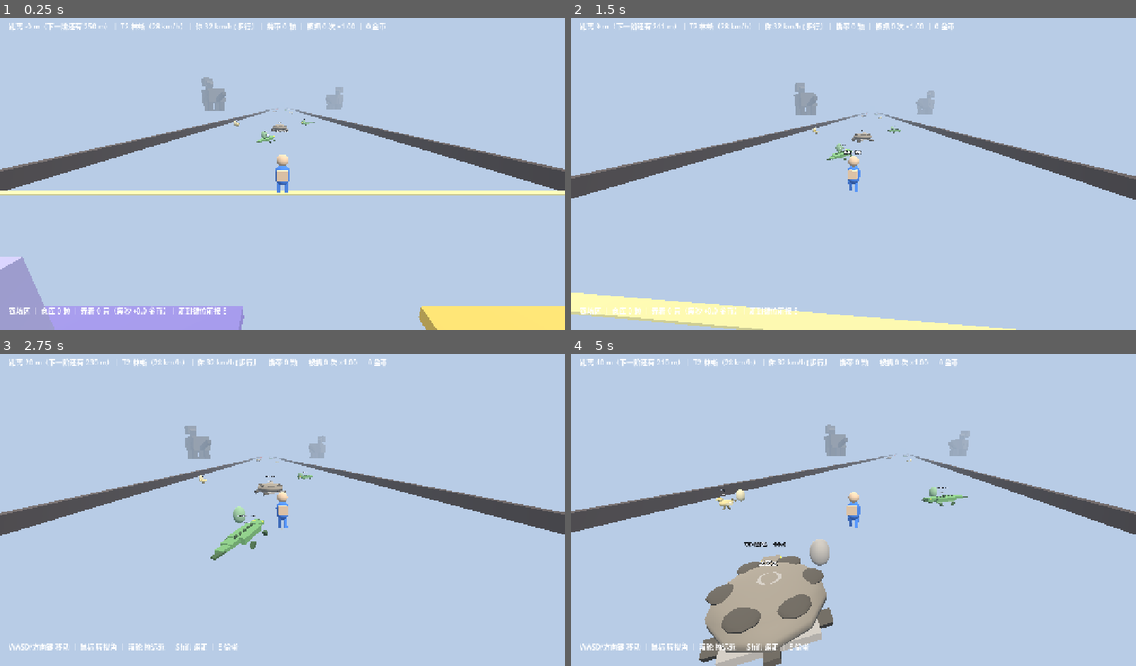
Above: before the commit, frames 1-4 (two rows, left to right).
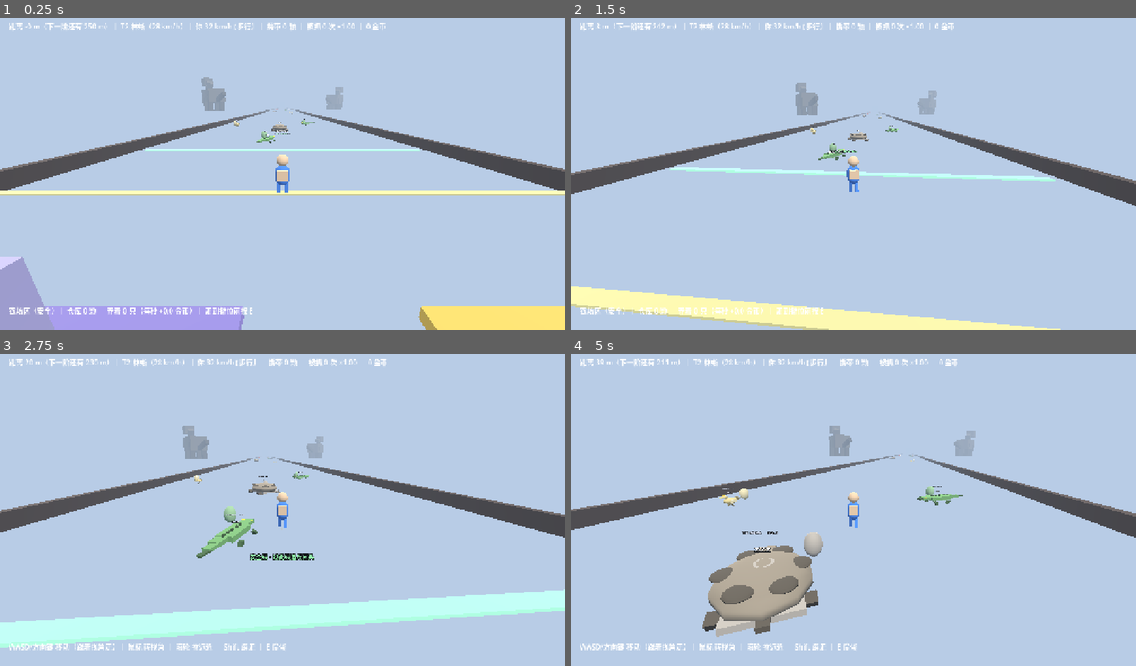
Above: after the commit, the same moments.

Repository: YacgoSomaz/steal_egg
Game: Godot game, scene res://scenes/main.tscn
The game is run twice, just before and just after one commit, with the same random seed, the same clock (stepped at 60 frames per second) and the same inputs.
Inputs (mouse positions are in pixels of both pictures, inside the frame that each line leads up to):
- Up to frame 1 (0.25 s): no input
- Up to frame 2 (1.5 s): tap Enter at 0.5 s; move the mouse to (881, 170) at 0.52 s; hold W (move_forward) from 0.53 s (still down); tap F at 0.6 s; move the mouse to (825, 174) at 1.27 s; tap T at 1.35 s
- Up to frame 3 (2.75 s): keep holding W (move_forward); move the mouse to (293, 500) at 2.02 s; tap 1 at 2.1 s
- Up to frame 4 (5 s): keep holding W (move_forward); move the mouse to (847, 513) at 2.77 s; tap 7 at 2.85 s; move the mouse to (893, 510) at 3.52 s; tap R at 3.6 s; move the mouse to (808, 503) at 4.27 s; tap P at 4.35 s

The runs differ from the first frame. In frame 1, 0.9% of the frame differs, in the area x 6-75%, y 37-96%; in frame 2, 5.9%; in frame 3, 11%, in the area x 0-100%, y 23-96%; in frame 4, 7.3%.

Commit message:
快修2：移动跟随视角 / 安全线（追兵不越线）/ 自检禁写存档
用户报的三条，②③ 其实是同一个根因。

① 人物不会随视角改变前进方向
   - 移动原是世界坐标 Vector3(input.x, 0, input.y)，加了自由视角后没跟着改，
     转视角按 W 就变成横着走
   - 抽出 scripts/core/move_math.gd（纯函数、零 autoload 依赖），
     把输入从屏幕方向转到世界方向；yaw=0 时与原行为完全一致
   - main.gd 每帧把 _cam_yaw 喂给 player.cam_yaw
   - tools/input_test.gd 加 8 个方向用例（含转 90°/180°）+ 无输入静止

② 带蛋回来去卖蛋，说没蛋  ③ 怪物追到撤离点里面撞我
   - 根因是同一个：追兵能越过撤离线。玩家在过线前最后一米被撞掉蛋 →
     背包空 → 过线时没入库 → 摊位说"仓库是空的"
   - 用 --esc 自检先排除了"卖蛋代码坏了"（链路本来是通的）
   - 提 CreatureDB.SAFE_LINE 单一常量（原 -12 在三个文件各写一遍）：
     蛋入库 / 追兵放弃 / 追兵位置夹取 共用它
   - 抓取半径也卡在线外：T10 判定 1.9×4.6=8.7 米，不卡能隔着线抓住玩家
   - 新增 --chase 自检：①确实在追（防自检空跑）②记录本段最大 z（只看终态
     会漏掉"先冲进农场撞完人再回家"）③硬塞到线外验证夹取
   - 地面加发光安全线 + "过此线追兵回头"标签；跨线弹一次提示
   - 卖蛋/入农场牌子同时显示"仓库 N 颗 ｜ 农场 M 只"；
     空仓库提示区分"在农场产钱"和"真的没有"

自检不再污染玩家存档
   - 原做法"开头快照、结尾还原"不够稳：中途报错 / 进程被杀 / 玩家同时在玩
     都会让还原没机会执行（真的把玩家档写成过 coins: 999479）
   - 改为 SaveManager.test_mode：自检一开始打开，此后 save() 直接 return
   - 验证方式：跑完 diff 存档文件，逐字节一致

顺带修复
   - --diag 的"最近怪距离"被兽栏污染，永远是 0 m（兽栏在 z≈46，
     max(0,-46)=0）。现在跳过 _display 的怪，恢复为 18 m

文档：HANDOFF 加教训 6（两个症状一个根因 / 存档是最好的现场证据）、
教训 7（同一常量写三处必漏改）；docs/05 新增三个自检开关说明；
docs/06 加四个排查项；docs/09 加"移动跟随视角""安全线"两节；README 同步。

Diff:
--- a/scripts/core/main.gd
+++ b/scripts/core/main.gd
@@ -32,7 +32,9 @@
 const FOV_MAX_BOOST := 18.0
 
 const GRAB_RANGE := 3.6
-const ESCAPE_Z := -12.0
+## 撤离线。和追兵放弃、追兵位置夹取共用同一个常量——
+## 以前这三处各写各的，才会出现"蛋进仓库了，怪还追进农场撞人"。
+const ESCAPE_Z := CreatureDB.SAFE_LINE
 const NOISE_RADIUS := 12.0      # 偷蛋的动静会吵醒周围这么远的怪（蹲走减半）
 const LANDMARK_AHEAD := 250.0   # 巨型生物摆在玩家前方这么远
 
@@ -62,6 +64,7 @@
 var _farm: Node3D = null
 var _near_station: Dictionary = {}
 var _want_interact := false      # 本帧是否按下了 E（边沿触发，防止按住连买）
+var _at_home := false            # 上一帧是否已在安全区，用来只在"刚跨过来"时提示
 
 
 func _ready() -> void:
@@ -86,6 +89,9 @@
 
 	_track.call("update", _player.position.z)
 	_bar.visible = false
+	# 玩家就出生在撤离点上（z=0 > 安全线），所以一开始就算"在家"。
+	# 不初始化的话，第一帧会白弹一次"已进入撤离区"的提示。
+	_at_home = _player.position.z > ESCAPE_Z
 	# 鼠标接管视角。Tab 释放（要去点别的窗口时用），再按 Tab 收回
 	Input.set_mouse_mode(Input.MOUSE_MODE_CAPTURED)
 	if args.has("--diag"):
@@ -94,6 +100,12 @@
 	if args.has("--shop"):
 		await get_tree().process_frame
 		_shop_selftest()
+	if args.has("--esc"):
+		await get_tree().process_frame
+		_esc_selftest()
+	if args.has("--chase"):
+		await get_tree().process_frame
+		_chase_selftest()
 	if args.has("--gallery"):
 		_gallery = true
 		# --gallery 7 可以从指定阶位开始，headless 下也能逐阶验证接线
@@ -108,8 +120,9 @@
 ## 这类「点一下扣钱加属性」的逻辑最容易写错（成本公式、等级上限、越界），
 ## 而且错了要玩家玩很久才发现，值得每次改动都自动跑一遍。
 func _shop_selftest() -> void:
-	# 先快照。自检会真的改 GameState，而 _after_buy 里会触发存档——
-	# 不快照的话，测试用的 99 万金币会直接写进玩家的存档里。
+	# 先快照 + 关掉写档。自检会真的改 GameState，而 _after_buy 里会触发存档——
+	# 不关的话，测试用的 99 万金币会直接写进玩家的存档里（真的发生过）。
+	SaveManager.test_mode = true
 	var snap := {
 		"coins": GameState.coins, "speed_level": GameState.speed_level,
 		"stealth_level": GameState.stealth_level, "shoe_level": GameState.shoe_level,
@@ -144,7 +157,9 @@
 	var st3: Dictionary = _farm.call("nearest", Vector3(0.0, 0.0, -60.0)) as Dictionary
 	print("[商店自检] 站在跑道上 (0, -60) 时 = %s" % str(st3.get("name", "（正确地没提示）")))
 
-	# 还原快照并写回存档，别把测试数据留在玩家档里
+	# 还原内存状态，然后恢复写档。
+	# 注意顺序：先把 test_mode 关掉，再决定要不要真写一次——
+	# 这里不写，因为自检根本没改过存档里的东西（写档全程被挡掉了）。
 	GameState.coins = float(snap["coins"])
 	GameState.speed_level = int(snap["speed_level"])
 	GameState.stealth_level = int(snap["stealth_level"])
@@ -154,9 +169,146 @@
 	GameState.catch_count = int(snap["catch_count"])
 	GameState.farm = snap["farm"] as Array
 	GameState.stored = snap["stored"] as Array
-	SaveManager.save()
-	print("[商店自检] 已还原存档：金币 %.0f ｜ 锻炼 Lv%d ｜ 农场 %d 只 ｜ 仓库 %d 颗" % [
+	SaveManager.test_mode = false
+	print("[商店自检] 已还原内存状态（存档全程未写入）：金币 %.0f ｜ 锻炼 Lv%d ｜ 农场 %d 只 ｜ 仓库 %d 颗" % [
 		GameState.coins, GameState.speed_level, GameState.farm.size(), GameState.stored.size()])
+
+
+## 撤离自检：把蛋塞进背包 → 跨过撤离线 → 走到摊位卖。
+##
+## 这条链路横跨 main.gd / game_state.gd / farm_zone.gd 三个文件，
+## 断在哪一环，玩家看到的都是同一句「我明明带回来了，它说我没蛋」。
+## 所以要把每一环的中间状态都打出来，而不是只看最后一句提示。
+func _esc_selftest() -> void:
+	SaveManager.test_mode = true
+	var snap := {
+		"coins": GameState.coins, "carried": GameState.carried.duplicate(true),
+		"stored": GameState.stored.duplicate(true),
+		"farm": GameState.farm.duplicate(true),
+	}
+	var egg := {"name": "林蜥蛋", "tier": 2, "income": 1.2, "value": 42.0,
+		"quality_name": "优良", "quality_mult": 1.4}
+	GameState.carried = [egg.duplicate(true), egg.duplicate(true)]
+	GameState.stored = []
+	print("[撤离自检] 出发：背包 %d 颗 ｜ 仓库 %d 颗 ｜ 撤离线 z=%.0f"
+		% [GameState.carried.size(), GameState.stored.size(), ESCAPE_Z])
+
+	# ① 还在跑道上，不该入库
+	_player.position.z = -40.0
+	_check_escape()
+	print("[撤离自检] ① 站在 -40 m（未过线）→ 背包 %d ｜ 仓库 %d"
+		% [GameState.carried.size(), GameState.stored.size()])
+
+	# ② 跨过撤离线，应该自动入库
+	_player.position.z = 2.0
+	_check_escape()
+	print("[撤离自检] ② 走到 +2 m（已过线）→ 背包 %d ｜ 仓库 %d ｜ 提示「%s」"
+		% [GameState.carried.size(), GameState.stored.size(), _toast])
+
+	# ③ 站到卖蛋摊位前按 E
+	var st: Dictionary = _farm.call("nearest", Vector3(19.5, 0.0, 10.0)) as Dictionary
+	print("[撤离自检] ③ 站在卖蛋摊位前 → 识别到「%s」"
+		% str(st.get("name", "（没识别到）")))
+	print("[撤离自检] ③ 按 E → 「%s」" % str(_farm.call("interact", st)))
+	print("[撤离自检] ③ 卖完 → 金币 %.0f ｜ 仓库 %d 颗"
+		% [GameState.coins, GameState.stored.size()])
+
+	# ④ 再偷一颗，重复一次：确认不是"只能成功一次"
+	GameState.carried = [egg.duplicate(true)]
+	_player.position.z = -40.0
+	_check_escape()
+	_player.position.z = 2.0
+	_check_escape()
+	var st2: Dictionary = _farm.call("nearest", Vector3(19.5, 0.0, 10.0)) as Dictionary
+	print("[撤离自检] ④ 第二趟：仓库 %d 颗 ｜ 按 E → 「%s」"
+		% [GameState.stored.size(), str(_farm.call("interact", st2))])
+
+	# ⑤ 把蛋放进农场，再去卖蛋——必须说清"蛋在农场产钱"而不是"你没有蛋"。
+	#    这正是实际收到的反馈：玩家放完农场再来卖，看到"仓库是空的"以为蛋丢了。
+	GameState.carried = [egg.duplicate(true)]
+	_player.position.z = -40.0
+	_check_escape()
+	_player.position.z = 2.0
+	_check_escape()
+	var st_raise: Dictionary = _farm.call("nearest", Vector3(12.0, 0.0, 10.0)) as Dictionary
+	var st_sell: Dictionary = _farm.call("nearest", Vector3(19.5, 0.0, 10.0)) as Dictionary
+	print("[撤离自检] ⑤ 先入农场 → 「%s」" % str(_farm.call("interact", st_raise)))
+	print("[撤离自检] ⑤ 再去卖蛋 → 「%s」" % str(_farm.call("interact", st_sell)))
+	print("[撤离自检] ⑤ 状态：仓库 %d 颗 ｜ 农场 %d 只"
+		% [GameState.stored.size(), GameState.farm.size()])
+
+	GameState.coins = float(snap["coins"])
+	GameState.carried = snap["carried"] as Array
+	GameState.stored = snap["stored"] as Array
+	GameState.farm = snap["farm"] as Array
+	SaveManager.test_mode = false
+	print("[撤离自检] 已还原内存状态（存档全程未写入）：金币 %.0f ｜ 仓库 %d 颗" % [
+		GameState.coins, GameState.stored.size()])
+
+
+## 追兵边界自检：把一只「蛋被偷了」的怪放在跑道深处，把玩家丢进农场，
+## 看它会不会一路追进店铺门口。
+##
+## 这是用户实际报过的问题——"怪物都追到撤离点里面来撞我了"。
+## 而它同时会引发第二个症状：玩家在自家门口被抢走刚入库的蛋，
+## 然后去卖蛋发现是空的。所以这条必须自动化守住。
+func _chase_selftest() -> void:
+	SaveManager.test_mode = true
+	var snap := {"catch_count": GameState.catch_count, "coins": GameState.coins}
+	var c: Node3D = preload("res://scenes/run/creature.tscn").instantiate()
+	add_child(c)
+	c.position = Vector3(0.0, 0.0, -40.0)
+	c.call("setup", 5)
+	c.call("set_home", Vector3(0.0, 0.0, -40.0))
+	c.call("wake", 0.01)
+	c.call("on_egg_stolen")          # 变成"不追回来不罢休"的那种
+
+	# 第一段：玩家还在跑道上，怪应该**确实在追**（不然这个自检就是空跑）
+	_player.position = Vector3(0.0, 0.0, -20.0)
+	var z0 := c.global_position.z
+	for i in range(40):
+		await get_tree().physics_frame
+	var z1 := c.global_position.z
+	var chased := z1 > z0 + 1.0
+	print("[追兵自检] ① 玩家在跑道 z=-20：怪 z %.1f → %.1f ｜ %s"
+		% [z0, z1, "✓ 在追" if chased else "✗ 没动（自检无效）"])
+
+	# 第二段：玩家跑回农场，怪必须放弃，且**全程不许越线**。
+	# 记录这一段里它到过的最大 z —— 只看最终位置是不够的：
+	# 它可能先冲进农场再"回家"，最终位置看起来正常，其实已经撞过人了。
+	_player.position = Vector3(0.0, 0.0, 6.0)
+	var caught_before := GameState.catch_count
+	var max_z := c.global_position.z
+	for i in range(180):
+		await get_tree().physics_frame
+		max_z = maxf(max_z, c.global_position.z)
+	print("[追兵自检] ② 玩家进农场 z=+6：怪本段最大 z=%.2f（安全线 %.0f）｜ 终态 z=%.2f 状态 %s"
+		% [max_z, CreatureDB.SAFE_LINE, c.global_position.z, str(c.get("_state"))])
+	var ok := max_z <= CreatureDB.SAFE_LINE + 0.01
+	var ok2 := GameState.catch_count == caught_before
+	print("[追兵自检] %s 追兵全程没有越过安全线" % ("✓" if ok else "✗"))
+	print("[追兵自检] %s 玩家在农场里没有被抓（被抓 %d → %d）"
+		% ["✓" if ok2 else "✗", caught_before, GameState.catch_count])
+
+	# 第三段：直接把怪硬塞到农场里（模拟"某阶怪速度太大一步跨过"），
+	# 验证位置夹取会把它拽回安全线。这是兜底，正常追击走不到这里。
+	c.global_position = Vector3(0.0, 0.0, 10.0)
+	c.call("wake", 0.01)
+	_player.position = Vector3(0.0, 0.0, -30.0)     # 玩家在跑道深处，怪才会继续追
+	for i in range(4):
+		await get_tree().physics_frame
+	var cz3 := c.global_position.z
+	var ok3 := cz3 <= CreatureDB.SAFE_LINE + 0.01
+	print("[追兵自检] ③ 硬塞到 z=+10 → 4 帧后 z=%.2f ｜ %s"
+		% [cz3, "✓ 被拽回安全线内" if ok3 else "✗ 仍在线外"])
+
+	c.queue_free()
+	GameState.catch_count = int(snap["catch_count"])
+	GameState.coins = float(snap["coins"])
+	_player.position = Vector3(0.0, 0.0, 0.0)
+	SaveManager.test_mode = false
+	print("[追兵自检] %s（存档全程未写入）"
+		% ("全部通过" if (chased and ok and ok2 and ok3) else "**失败**"))
 
 
 func _diag() -> void:
@@ -164,17 +316,28 @@
 	var eggs := get_tree().get_nodes_in_group("eggs")
 	var dist := maxf(0.0, -_player.position.z)
 	var by_tier: Dictionary = {}
+	# 兽栏里养着的怪不算跑道怪：它们不睡、不追、也不在跑道上。
+	# 不排除的话，玩家一旦养了怪，"最近怪"就会永远是 0 m（兽栏在 z≈46），
+	# 首怪距离这个指标直接失效——这是个会骗人的假信号。
+	var track_creatures: Array = []
 	for c in creatures:
+		if bool(c.get("_display")):
+			continue
+		track_creatures.append(c)
+	for c in track_creatures:
 		var t := int(c.get("tier"))
 		by_tier[t] = int(by_tier.get(t, 0)) + 1
 	# 最近的那只怪离起点多远——这个数字太大就说明起点附近太空
 	var nearest := INF
-	for c in creatures:
+	for c in track_creatures:
 		var n: Node3D = c as Node3D
 		nearest = minf(nearest, maxf(0.0, -n.global_position.z))
-	print("[自检] 起点阶 T%d ｜ 距离 %.0f m ｜ 当前阶 T%d ｜ 沉睡怪 %d 只 ｜ 蛋 %d 颗 ｜ 最近怪 %.0f m ｜ 阶位分布 %s" % [
+	if is_inf(nearest):
+		nearest = 0.0
+	print("[自检] 起点阶 T%d ｜ 距离 %.0f m ｜ 当前阶 T%d ｜ 沉睡怪 %d 只（兽栏 %d 只不计）｜ 蛋 %d 颗 ｜ 最近怪 %.0f m ｜ 阶位分布 %s" % [
 		GameState.start_tier, dist, CreatureDB.tier_at(dist, GameState.start_tier),
-		creatures.size(), eggs.size(), nearest, str(by_tier),
+		track_creatures.size(), creatures.size() - track_creatures.size(),
+		eggs.size(), nearest, str(by_tier),
 	])
 
 
@@ -290,7 +453,9 @@
 	b.position = Vector3(70.0 * k, 0.0, z - 95.0 * k)
 
 
-## 撤离区得看得见，否则玩家不知道该往哪儿跑
+## 撤离区得看得见，否则玩家不知道该往哪儿跑。
+## 还要有一条**明确的安全线**：玩家必须能看出"过这条线追兵就回头"，
+## 否则他会以为农场里也不安全，不敢停下来买东西。
 func _build_start_marker() -> void:
 	var mi := MeshInstance3D.new()
 	var pm := PlaneMesh.new()
@@ -304,6 +469,20 @@
 	mi.material_override = mat
 	add_child(mi)
 
+	# 安全线本体：一条横贯跑道的亮线，位置就是 CreatureDB.SAFE_LINE
+	var line := MeshInstance3D.new()
+	var lm := BoxMesh.new()
+	lm.size = Vector3(30.0, 0.12, 0.7)
+	line.mesh = lm
+	line.position = Vector3(0.0, 0.08, ESCAPE_Z)
+	var lmat := StandardMaterial3D.new()
+	lmat.albedo_color = Color(0.45, 0.95, 0.55)
+	lmat.emission_enabled = true
+	lmat.emission = Color(0.35, 0.85, 0.45)
+	lmat.emission_energy_multiplier = 1.6
+	line.material_override = lmat
+	add_child(line)
+
 	var tag := Label3D.new()
 	tag.text = "起点 / 撤离"
 	tag.font_size = 40
@@ -311,11 +490,22 @@
 	tag.billboard = BaseMaterial3D.BILLBOARD_ENABLED
 	add_child(tag)
 
+	var safe := Label3D.new()
+	safe.text = "安全线 · 过此线追兵回头"
+	safe.font_size = 30
+	safe.position = Vector3(0.0, 1.9, ESCAPE_Z)
+	safe.billboard = BaseMaterial3D.BILLBOARD_ENABLED
+	safe.modulate = Color(0.60, 1.0, 0.70)
+	add_child(safe)
+
 
 func _process(delta: float) -> void:
 	GameState.run_time += delta      # 喷气起步要看开局秒数
 	GameState.tick_income(delta)
 	_track.call("update", _player.position.z)
+	# 把相机朝向喂给玩家：移动是"相对相机"的，不喂的话 W 永远往世界 −Z 走，
+	# 转了视角就变成横着走。喂的是目标偏航角（不是 lerp 后的相机），操作更跟手。
+	_player.set("cam_yaw", _cam_yaw)
 	if _cam_ready:
 		var sp := GameState.get_run_speed()
 		var zoom := CreatureDB.camera_zoom(sp)
@@ -400,10 +590,20 @@
 # ── 撤离 ───────────────────────────────────────
 ## 跑过撤离线就把蛋卸进仓库——**不切场景**。
 ## 后面就是农场和店铺，转身走两步就能花掉，节奏不再被打断。
+##
+## 注意这里和 creature.gd 的追兵放弃是**同一条线**（CreatureDB.SAFE_LINE）：
+## 玩家过线的同一帧，蛋入库 + 追兵回头，两件事必须同时发生。
+## 如果只做入库不做回头，玩家会在自家店铺门口被抢第二次。
 func _check_escape() -> void:
+	var home := _player.position.z > ESCAPE_Z
+	# 刚跨过线：不管身上有没有蛋都要告诉玩家"安全了"，
+	# 否则空手跑回来的人会以为追兵还在，继续往农场里躲
+	if home and not _at_home:
+		_show_toast("已进入撤离区——追兵到此为止，不会再追进来")
+	_at_home = home
 	if GameState.carried.is_empty():
 		return
-	if _player.position.z > ESCAPE_Z:
+	if home:
 		var n := GameState.store_carried()
 		GameEvents.escaped.emit(n)
 		SaveManager.save()
@@ -454,12 +654,12 @@
 	if not _near_station.is_empty():
 		_hint.text = "按 E ▸ %s" % str(_near_station.get("name", ""))
 	elif _player.position.z > ESCAPE_Z:
-		_hint.text = "农场区 ｜ 仓库 %d 颗 ｜ 养着 %d 只（每秒 +%.1f 金币）｜ 走到摊位前按 E" % [
+		_hint.text = "农场区（安全）｜ 仓库 %d 颗 ｜ 养着 %d 只（每秒 +%.1f 金币）｜ 走到摊位前按 E" % [
 			GameState.stored.size(), GameState.farm.size(), GameState.get_income_per_sec()]
 	elif carried_n > 0:
-		_hint.text = "带着 %d 颗蛋——跑回起点撤离，路上被追上就赔进去" % carried_n
+		_hint.text = "带着 %d 颗蛋——跑回绿线就安全，路上被追上就赔进去" % carried_n
 	else:
-		_hint.text = "WASD/方向键 移动 ｜ 鼠标 转视角 ｜ 滚轮 拉远近 ｜ Shift 蹲走 ｜ E 偷蛋"
+		_hint.text = "WASD/方向键 移动（跟着视角走）｜ 鼠标 转视角 ｜ 滚轮 拉远近 ｜ Shift 蹲走 ｜ E 偷蛋"
 
 	_toast_label.text = _toast if _toast_time > 0.0 else ""
 
--- /dev/null
+++ b/scripts/core/move_math.gd
@@ -0,0 +1,30 @@
+extends RefCounted
+## 输入 → 世界方向 的换算。**纯函数，不依赖任何 autoload。**
+##
+## 为什么单独放一个文件：
+## 1. 这段数学错了，表现是"按 W 往旁边走"——headless 里根本看不出来，
+##    只能靠断言守住，所以必须能被 `--script` 自检直接调用。
+## 2. `--script` 模式下 autoload 不是全局标识符，preload 一个引用了
+##    GameState 的脚本（比如 player.gd）会直接解析失败、进程无声退出。
+##    所以这段逻辑不能留在 player.gd 里。
+##
+## 相机永远待在玩家的 (sin yaw, ·, cos yaw) 一侧，因此：
+##   画面里的前方 = −(sin yaw, 0, cos yaw)
+##   画面里的右方 =  (cos yaw, 0, −sin yaw)
+## yaw = 0 时前方 = (0,0,−1)、右方 = (1,0,0)，和原来的世界坐标一致——
+## 也就是说没转视角时手感完全不变，只有转了视角才会跟着转。
+
+
+## input 是 Input.get_vector("move_left","move_right","move_forward","move_back")
+## 的返回值：按 W → (0,−1)，按 D → (1,0)。
+static func dir_from_input(input: Vector2, yaw: float) -> Vector3:
+	if input.length() < 0.001:
+		return Vector3.ZERO
+	var fwd := Vector3(-sin(yaw), 0.0, -cos(yaw))
+	var right := Vector3(cos(yaw), 0.0, -sin(yaw))
+	return (right * input.x + fwd * (-input.y)).normalized()
+
+
+## 朝向角：让模型自己的 −Z 轴指向 dir（Godot 里模型默认朝 −Z）。
+static func yaw_from_dir(dir: Vector3) -> float:
+	return atan2(-dir.x, -dir.z)
--- a/scripts/core/save_manager.gd
+++ b/scripts/core/save_manager.gd
@@ -2,6 +2,14 @@
 ## JSON 存档：user://egg_runner_save.json
 
 const SAVE_PATH := "user://egg_runner_save.json"
+
+## 自检模式。打开之后 save() 变成空操作，**一个字节都不会写进玩家存档**。
+##
+## 为什么需要这个开关：自检要走真实代码路径（购买、撤离、被抓都会触发 save），
+## 靠"跑完再还原"是不可靠的——中途出错、进程被杀、玩家同时在玩，
+## 都会把测试数据留在档里。之前就真的把玩家的档写成过 coins: 999479。
+## **只要测试碰得到会存档的代码，就必须先打开这个开关。**
+var test_mode := false
 
 
 func _ready() -> void:
@@ -9,6 +17,8 @@
 
 
 func save() -> void:
+	if test_mode:
+		return
 	var data := {
 		"speed_level": GameState.speed_level,
 		"stealth_level": GameState.stealth_level,
--- a/scripts/data/creature_db.gd
+++ b/scripts/data/creature_db.gd
@@ -25,6 +25,14 @@
 ## 定死上限有两个理由：一是回程距离可控，二是 chunk 可以全部常驻不回收——
 ## 之前"往回走跑道消失"就是因为边跑边回收，回头时路已经没了。
 const MAX_RUN_DIST := 4000.0
+
+## 撤离线：玩家越过这条线（z > SAFE_LINE）就算回家，农场区是安全区。
+##
+## 三个地方共用这一个常量——蛋入库、追兵放弃、追兵位置夹取。
+## 以前这三处各写各的（-12 / 1500 / 不夹），结果就是
+## 「蛋已经进仓库了，怪却还追进农场撞人」。
+## **凡是要改安全区范围，改这里一处就够，别在别处再写一遍数字。**
+const SAFE_LINE := -12.0
 
 ## 本局内「再跑多远升一阶」的档位（相对起点，不是绝对距离）。
 ## 起点本身由玩家速度决定，所以低阶内容会被跳过——没人想再刷一遍草鸡。
--- a/scripts/run/creature.gd
+++ b/scripts/run/creature.gd
@@ -224,7 +224,12 @@
 	if player == null:
 		_state = State.RETURN
 		return
-	# 放弃距离按自己的速度缩放，否则高阶怪一步就跨出旧阈值，等于没有
+	# 撤离线就是追兵的终点。农场区是安全区——追到这里必须回头。
+	# 少了这一条，玩家扛着蛋跑回家，还会在店铺门口被撞：
+	# 那不但"回家不安全"，还会把已经入库的蛋再抢走一次，玩家只会觉得是 bug。
+	if player.global_position.z > CreatureDB.SAFE_LINE:
+		_give_up()
+		return
 	var give_up: float = maxf(GIVE_UP_DIST, float(_data.get("speed", 6.0)) * 8.0)
 	if _lost_egg:
 		if _flat_dist(player) > LOST_EGG_GIVE_UP:
@@ -235,14 +240,28 @@
 		return
 	var to := player.global_position - global_position
 	to.y = 0.0
-	var sp := float(_data.get("speed", 6.5))
+	var sp := float(_data.get("speed", 6.0))
 	velocity = to.normalized() * sp
 	move_and_slide()
+	# 物理上也不许越线：万一某阶怪速度太大一步跨过，也要被拽回来。
+	# 只在越过时改 z，正常追击（z < SAFE_LINE）完全不受影响。
+	if global_position.z > CreatureDB.SAFE_LINE:
+		global_position.z = CreatureDB.SAFE_LINE
 	rotation.y = atan2(-to.x, -to.z)
 	# 腿摆动的频率直接跟速度挂钩：高阶怪腿快得几乎看不清，一眼就知道惹不起
 	_animate(sp)
-	if _flat_dist(player) < 1.9 * _base_scale:
+	# 抓取半径也要卡在安全区外，否则 T10 那种 8.7 米的判定
+	# 能隔着撤离线把站在店门口的玩家抓住
+	if _flat_dist(player) < 1.9 * _base_scale and player.global_position.z <= CreatureDB.SAFE_LINE:
 		_catch_player()
+
+
+## 追到撤离线了，放弃回巢。注意要把 _lost_egg 也清掉——
+## 否则它会一直带着"蛋没抢回来"的状态，下次玩家再靠近就又是无限制追击
+func _give_up() -> void:
+	_lost_egg = false
+	_chase_time = 0.0
+	_state = State.RETURN
 
 
 ## 一个入口把整套动作跑完：摆腿 / 体节波动 / 扇翼 / 浮游起伏 / 转光环。
--- a/scripts/run/farm_zone.gd
+++ b/scripts/run/farm_zone.gd
@@ -187,12 +187,19 @@
 				1.0 + GameState.JET_PER_LEVEL * float(GameState.gear_jet),
 				int(GameState.get_gear_cost("jet"))]
 		"raise":
-			return "入农场\n仓库 %d 颗 → 开始产钱\n（每秒 +%.1f）" % [
-				GameState.stored.size(), GameState.get_income_per_sec()]
+			return "入农场\n%s\n每秒 +%.1f" % [_stock_line(), GameState.get_income_per_sec()]
 		"sell":
-			return "卖蛋\n仓库 %d 颗 → 立刻变现\n%d 金币" % [
-				GameState.stored.size(), int(_stored_value())]
+			return "卖蛋\n%s\n可卖 %d 金币" % [_stock_line(), int(_stored_value())]
 	return "?"
+
+
+## 牌子上的库存行。
+##
+## 每个和蛋有关的摊位都要显示**两个**数字：仓库（可以卖）和农场（在产钱）。
+## 只显示一个的话，玩家把蛋放进农场之后再来卖蛋，看到"仓库 0 颗"就会
+## 以为是游戏把他的蛋弄丢了——其实蛋在农场里好好产着钱。
+func _stock_line() -> String:
+	return "仓库 %d 颗 ｜ 农场 %d 只" % [GameState.stored.size(), GameState.farm.size()]
 
 
 func _stored_value() -> float:
@@ -244,24 +251,38 @@
 			msg = "喷气 Lv%d，开局 ×%.2f" % [
 				GameState.gear_jet, 1.0 + GameState.JET_PER_LEVEL * float(GameState.gear_jet)]
 		"raise":
+			if GameState.stored.is_empty():
+				return _empty_stock_msg()
 			var n := 0
 			while not GameState.stored.is_empty():
 				if GameState.raise_stored(0):
 					n += 1
 				else:
 					break
-			if n == 0:
-				return "仓库是空的——先去偷几颗蛋回来"
-			msg = "%d 只进了农场，现在每秒 +%.1f 金币" % [n, GameState.get_income_per_sec()]
+			msg = "%d 颗进了农场（仓库已清空），现在每秒 +%.1f 金币" % [
+				n, GameState.get_income_per_sec()]
 			rebuild_farm()
 		"sell":
+			if GameState.stored.is_empty():
+				return _empty_stock_msg()
 			var got := _stored_value()
 			var n2 := GameState.sell_all_stored()
 			if n2 == 0:
-				return "仓库是空的——先去偷几颗蛋回来"
+				return _empty_stock_msg()
 			msg = "卖掉 %d 颗，到手 %d 金币" % [n2, int(got)]
 	_after_buy(msg)
 	return msg
+
+
+## 仓库空了时的提示。**必须区分两种情况**：
+## 蛋是真的没有，还是已经被放进农场产钱了。
+## 一句"仓库是空的"会让放完农场的玩家以为蛋丢了——
+## 这是实际收到过的反馈，所以要把两个数字都说出来。
+func _empty_stock_msg() -> String:
+	if not GameState.farm.is_empty():
+		return "仓库空了——你的 %d 只都在农场产钱（每秒 +%.1f）。农场的取不回来，想要现金得去偷新的蛋" % [
+			GameState.farm.size(), GameState.get_income_per_sec()]
+	return "仓库和农场都是空的——先去跑道上偷几颗蛋回来"
 
 
 ## 失败提示要报**这个摊位**的价格，不能写死锻炼的价——
--- a/scripts/run/player.gd
+++ b/scripts/run/player.gd
@@ -3,6 +3,7 @@
 ## 偷蛋读条期间 frozen，站着挨最脆弱的那几秒
 
 const CreatureDB := preload("res://scripts/data/creature_db.gd")
+const MoveMath := preload("res://scripts/core/move_math.gd")
 const SPEED_FX := preload("res://scenes/run/speed_fx.tscn")
 const SPEED_FX_REF := 60.0           # 前倾到这个速度压满
 const FARM_HALF_W := 24.0            # 农场区的可行走半宽（要和 farm_zone 的围栏对齐）
@@ -10,6 +11,12 @@
 
 var sneaking := false
 var frozen := false
+## 相机偏航角，由 main.gd 每帧喂进来。
+##
+## 为什么必须让移动知道相机朝哪：加了自由视角之后，如果移动还按世界坐标算，
+## 按 W 永远是"往世界 −Z 走"，转一下鼠标就变成横着走——玩家会觉得"人物不听我的"。
+## 正确的手感是**相对相机**：W = 往画面里走，A/D = 画面左右。
+var cam_yaw := 0.0
 var _t := 0.0
 var _legs: Array = []
 var _model: Node3D          # 单独一层，用来做前倾——不能直接转 body，朝向会被盖掉
@@ -86,9 +93,10 @@
 	var sp := GameState.get_run_speed()
 	if sneaking:
 		sp *= 0.55
-	velocity = Vector3(input.x, 0.0, input.y) * sp
-	if velocity.length() > 0.01:
-		rotation.y = atan2(-velocity.x, -velocity.z)
+	var dir := MoveMath.dir_from_input(input, cam_yaw)
+	velocity = dir * sp
+	if dir.length() > 0.01:
+		rotation.y = MoveMath.yaw_from_dir(dir)
 	move_and_slide()
 	# 跑道随阶位变宽，所以边界也得跟着算；相机拉远时人同步放大，不然就成蚂蚁了
 	var k := CreatureDB.world_scale(CreatureDB.tier_at(maxf(0.0, -position.z), GameState.start_tier))
--- a/tools/input_test.gd
+++ b/tools/input_test.gd
@@ -1,12 +1,16 @@
 extends SceneTree
-## 输入映射自检：确认 move_* 四个动作存在，且 WASD / 方向键都绑上了。
+## 输入自检：① move_* 动作绑定 ② 移动方向是否跟着相机转
 ##
 ## 用法：
 ##   Godot --headless --script res://tools/input_test.gd
 ##
-## 背景：之前用的是内置 ui_left/ui_right/ui_up/ui_down，而 Godot 4 里
+## 背景 ①：之前用的是内置 ui_left/ui_right/ui_up/ui_down，而 Godot 4 里
 ## 这四个默认只绑方向键、**不含 WASD**，所以 WASD 一直按不动。
-## 这个自检就是防止那种事再发生。
+##
+## 背景 ②：加了自由视角之后，移动如果还按世界坐标算，转一下鼠标
+## 按 W 就变成横着走。这段数学错了 headless 里看不出来，只能靠断言守。
+
+const MOVE_MATH := preload("res://scripts/core/move_math.gd")
 
 const WANT := {
 	"move_left": [KEY_A, KEY_LEFT],
@@ -14,6 +18,20 @@
 	"move_forward": [KEY_W, KEY_UP],
 	"move_back": [KEY_S, KEY_DOWN],
 }
+
+## [说明, yaw, 输入向量, 期望的世界方向]
+## 输入向量是 Input.get_vector("left","right","forward","back") 的返回值：
+## 按 W → (0,−1)，按 D → (1,0)。
+const DIR_CASES := [
+	["没转视角 按W → 往画面里走", 0.0, Vector2(0.0, -1.0), Vector3(0.0, 0.0, -1.0)],
+	["没转视角 按S → 往画面外走", 0.0, Vector2(0.0, 1.0), Vector3(0.0, 0.0, 1.0)],
+	["没转视角 按A → 画面左", 0.0, Vector2(-1.0, 0.0), Vector3(-1.0, 0.0, 0.0)],
+	["没转视角 按D → 画面右", 0.0, Vector2(1.0, 0.0), Vector3(1.0, 0.0, 0.0)],
+	["视角右转90° 按W → 世界 −X", PI * 0.5, Vector2(0.0, -1.0), Vector3(-1.0, 0.0, 0.0)],
+	["视角右转90° 按D → 世界 −Z", PI * 0.5, Vector2(1.0, 0.0), Vector3(0.0, 0.0, -1.0)],
+	["视角左转90° 按W → 世界 +X", -PI * 0.5, Vector2(0.0, -1.0), Vector3(1.0, 0.0, 0.0)],
+	["视角转180° 按W → 世界 +Z", PI, Vector2(0.0, -1.0), Vector3(0.0, 0.0, 1.0)],
+]
 
 
 func _initialize() -> void:
@@ -38,6 +56,26 @@
 		else:
 			print("  ✗ %s 缺少 %s（当前只有 %s）" % [action, str(missing), str(keys)])
 			bad += 1
+
+	print("[输入自检] 移动方向跟随相机")
+	for c in DIR_CASES:
+		var label := str(c[0])
+		var yaw := float(c[1])
+		var inp := c[2] as Vector2
+		var want := c[3] as Vector3
+		var got := MOVE_MATH.dir_from_input(inp, yaw)
+		if got.distance_to(want) < 0.01:
+			print("  ✓ %s" % label)
+		else:
+			print("  ✗ %s —— 期望 %s，实际 %s" % [label, str(want), str(got)])
+			bad += 1
+	# 没输入时必须是零向量，否则玩家会自己飘
+	if MOVE_MATH.dir_from_input(Vector2.ZERO, 1.23).length() > 0.001:
+		print("  ✗ 无输入时返回了非零方向，玩家会自己飘")
+		bad += 1
+	else:
+		print("  ✓ 无输入时静止")
+
 	if bad == 0:
 		print("[输入自检] 全部通过")
 	else:
Not shown, changed: HANDOFF.md
Not shown, changed: docs/05-环境与运行手册.md
Not shown, changed: docs/06-技术陷阱清单.md
Not shown, changed: docs/07-待办与已知问题.md
Not shown, changed: docs/09-农场区与自由视角.md
